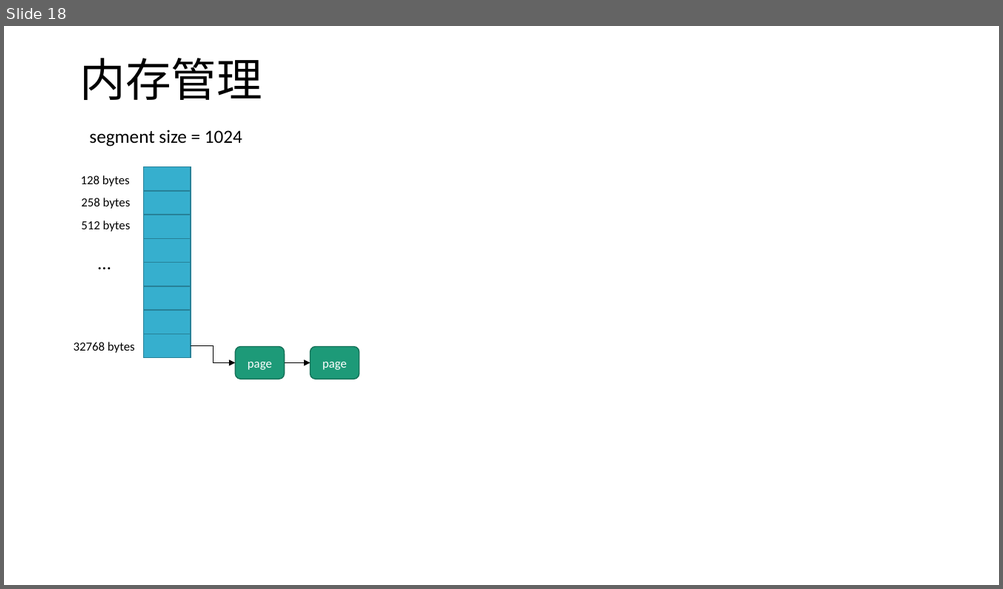
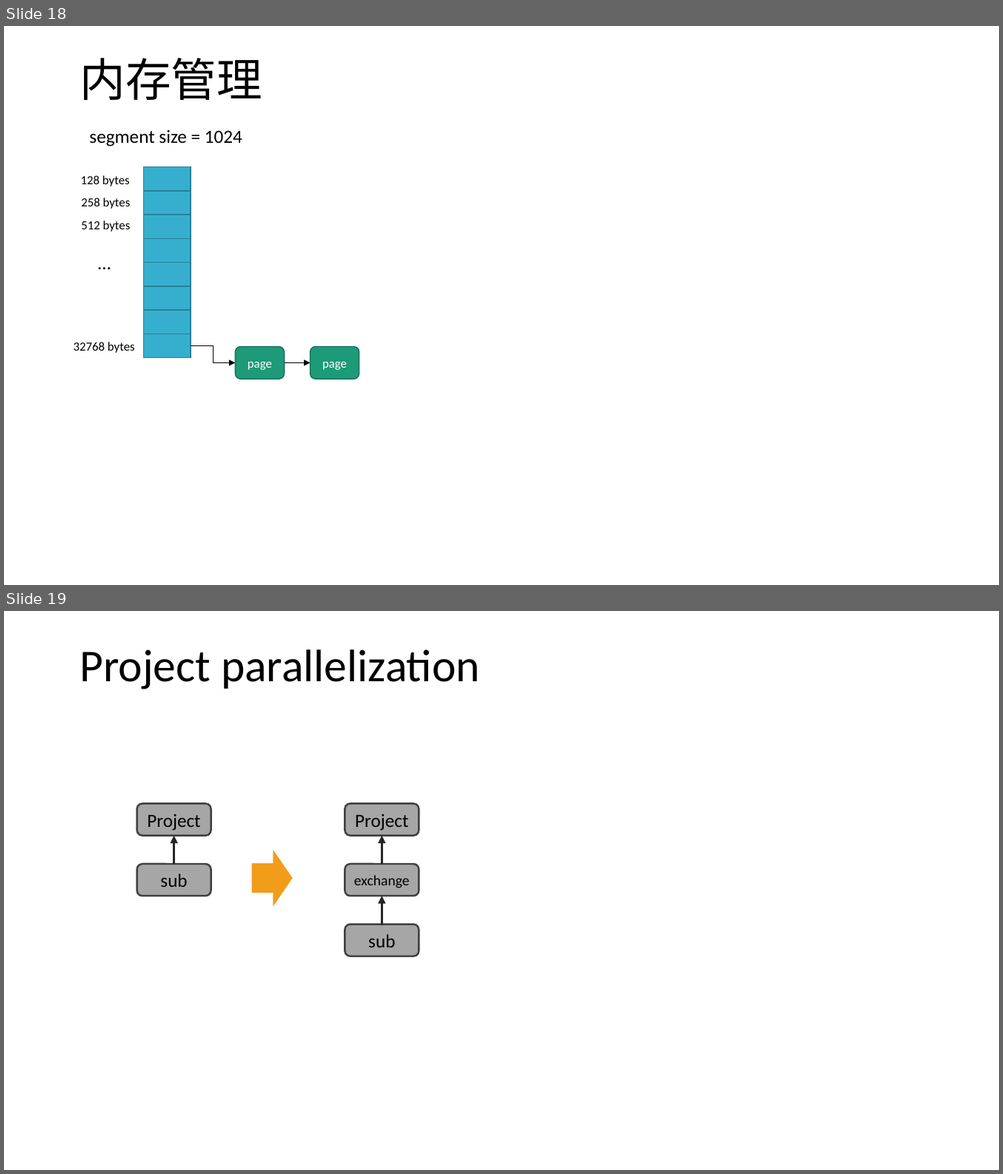
Before and after one commit to scott-zgeng/thor, a slide deck: doc/thor architecture.pptx. Shown one above the other, each under a label of ours: slide 18 before the commit, slides 18 and 19 after it. The pictures are 1003x589 and 1003x1174 pixels, drawn with LibreOffice and Linux fonts; fonts in the diff are those of the drawing. Boxes give left, top, right and bottom in pixels: in the first picture for what was removed or moved away, otherwise in the second. Text is boxed around its words. In the diff, an @@ line names an element or a change of style, - is before the commit and + after.

```diff
--- a/doc/thor architecture.pptx
+++ b/doc/thor architecture.pptx
@@ slide 19 added at (4,611,999,1170), background #FFFFFF @@
@@ title added at (79,649,480,689), 44 pt, text #000000 @@
+Project parallelization
@@ rounded rectangle added at (136,803,210,835), fill #A6A6A6, outline #404040 1.75 pt, 18 pt, text #000000 @@
+Project
@@ rounded rectangle added at (345,803,419,835), fill #A6A6A6, outline #404040 1.75 pt, 18 pt, text #000000 @@
+Project
@@ arrow added from (174, 864) to (174, 835), #262626 2.5 pt @@
@@ right arrow added at (251,848,293,909), fill #F19D19, outline #FFFFFF 1.5 pt @@
@@ arrow added from (381, 864) to (381, 835), #262626 2.5 pt @@
@@ rounded rectangle added at (136,864,210,896), fill #A6A6A6, outline #404040 1.75 pt, 18 pt, text #000000 @@
+sub
@@ rounded rectangle added at (345,864,419,896), fill #A6A6A6, outline #404040 1.75 pt, 14 pt, text #000000 @@
+exchange
@@ arrow added from (381, 924) to (381, 896), #262626 2.5 pt @@
@@ rounded rectangle added at (345,924,419,957), fill #A6A6A6, outline #404040 1.75 pt, 18 pt, text #000000 @@
+sub
```
Also in this commit, not shown: 5 other slides added, 1 other file.
